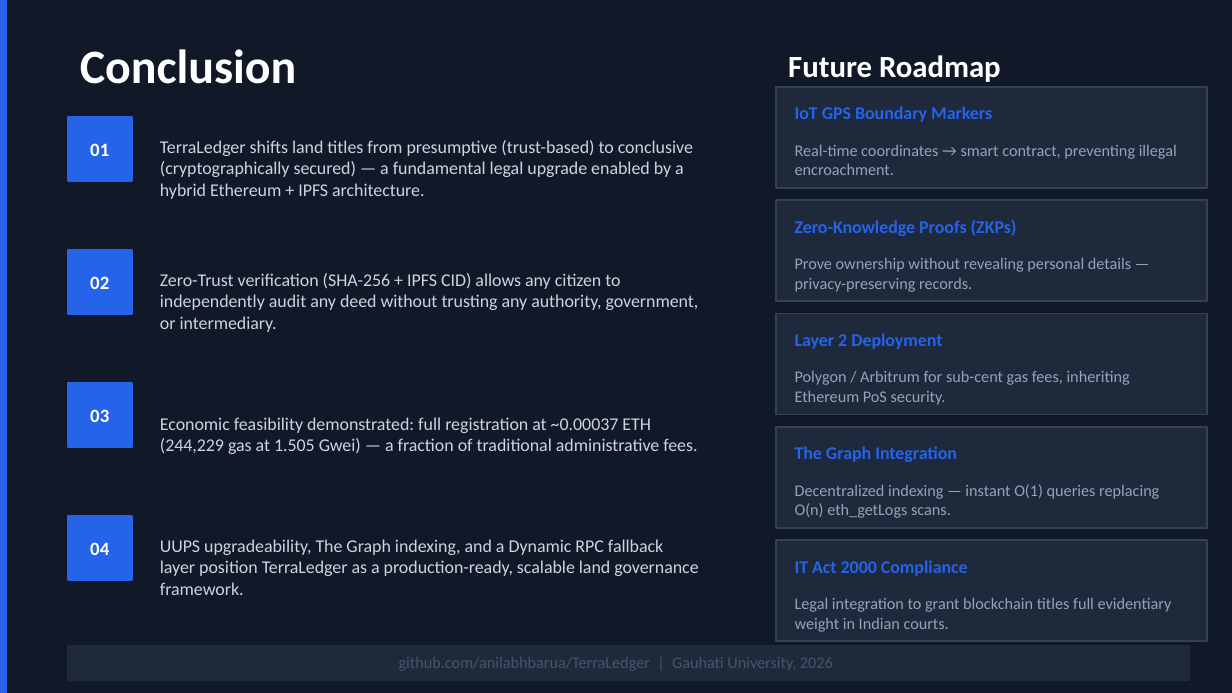
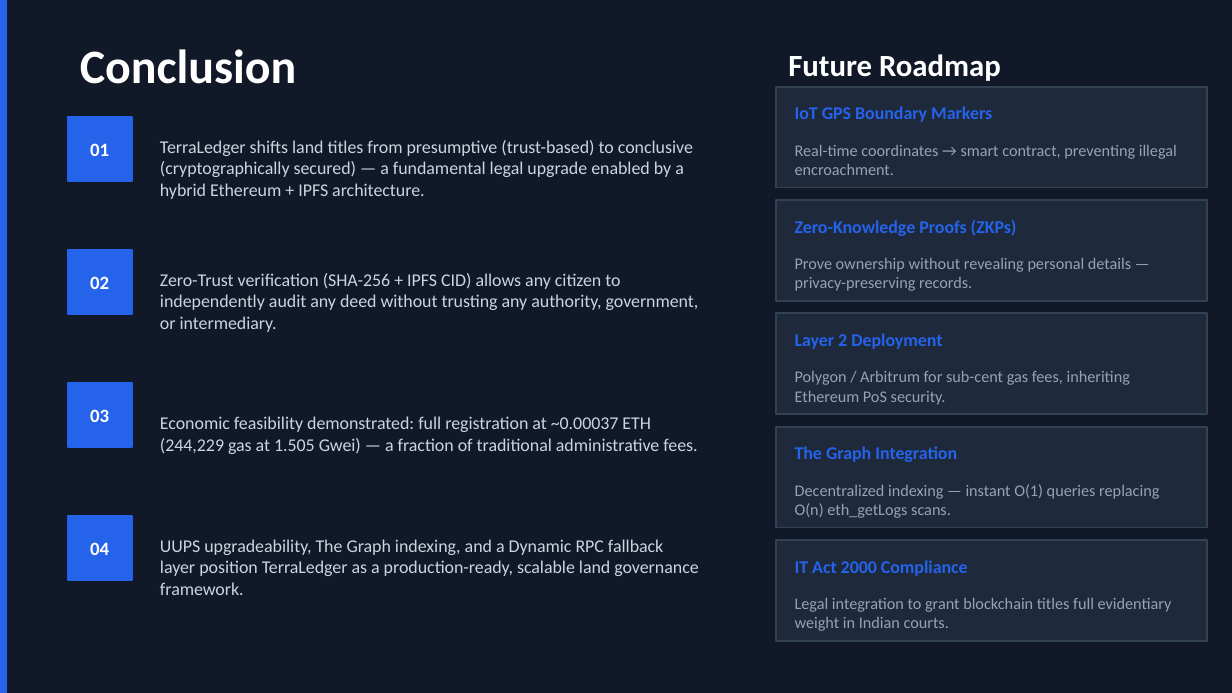
Before and after one commit to AnilabhBarua/TerraLedger, a slide deck: slide 22 of docs/TerraLedger.pptx (slide 14 before the commit). Drawn at 1232x693 pixels with LibreOffice and Linux fonts; fonts in the diff are those of the drawing. Boxes give left, top, right and bottom in pixels: in the first picture for what was removed or moved away, otherwise in the second. Text is boxed around its words. In the diff, an @@ line names an element or a change of style, - is before the commit and + after.

Commit message:
presentation updated

```diff
--- a/docs/TerraLedger.pptx
+++ b/docs/TerraLedger.pptx
@@ rectangle removed at bbox=[68, 646, 1189, 680] @@
@@ text removed at bbox=[399, 657, 833, 670] @@
-github.com/anilabhbarua/TerraLedger | Gauhati University, 2026
```
Also in this commit, not shown: 4 other slides changed, 8 slides added, 2 other files.
